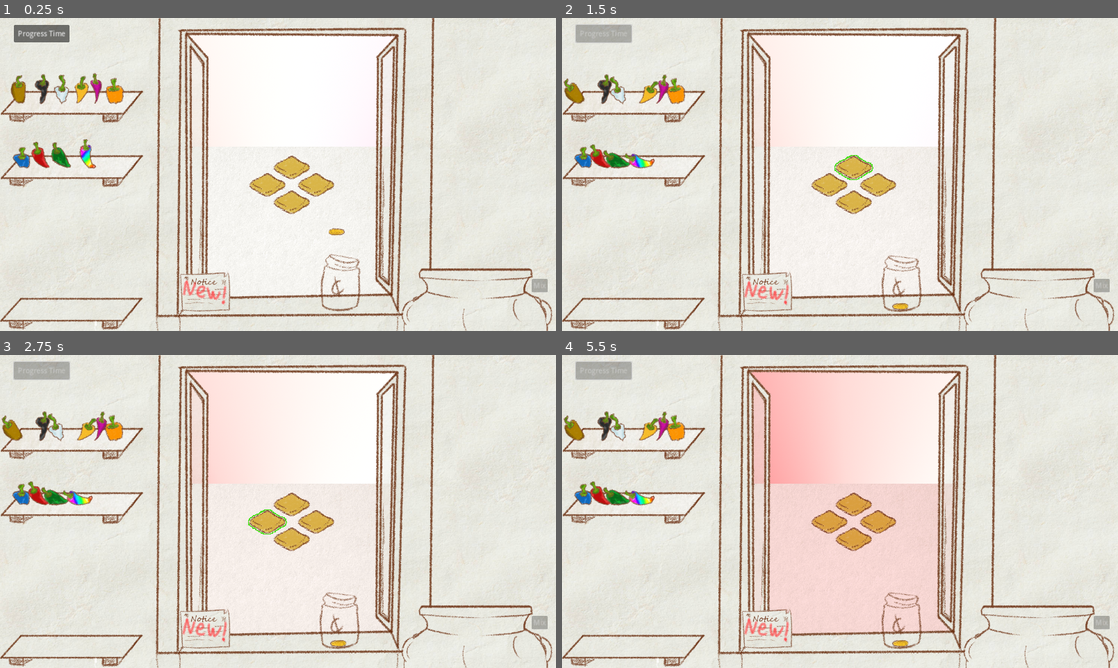
Above: before the commit, frames 1-4 (two rows, left to right).
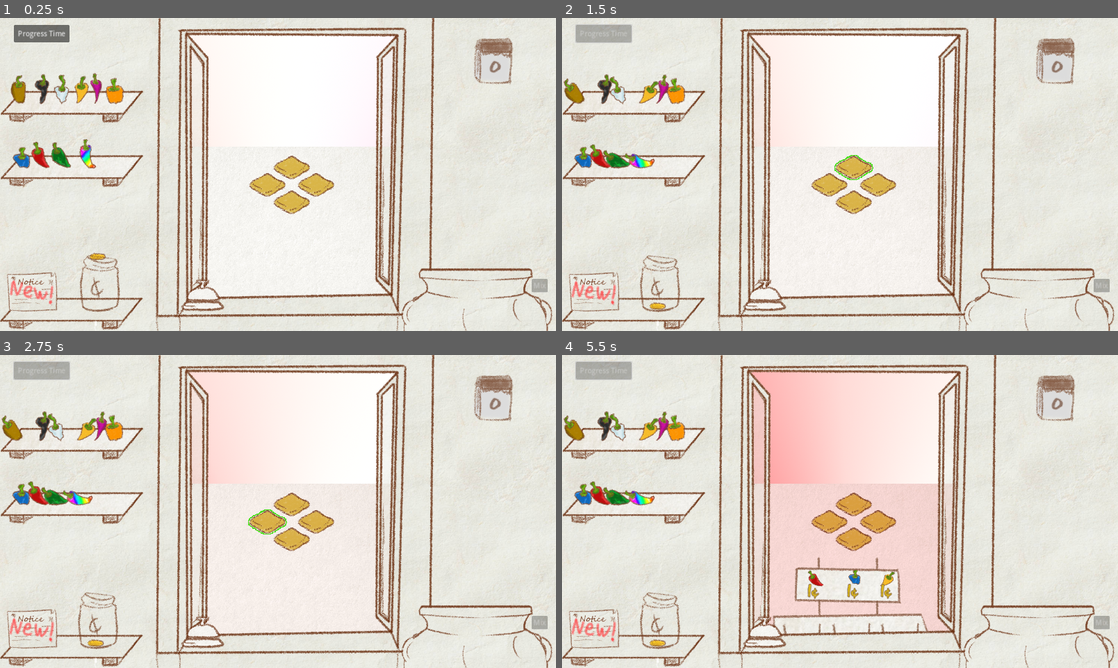
Above: after the commit, the same moments.

Repository: fresh4/GameJam2
Game: Godot game, scene res://Scenes/prototype_level.tscn
Same seed, same stepped clock (60 frames per second), same inputs: the game is played once before the commit and once after it. The engine's default icon, where the game draws it, is replaced by a stand-in: a white triangle on a blue panel in a dark square.
Inputs (mouse positions are in pixels of both pictures, inside the frame that each line leads up to):
- Up to frame 1 (0.25 s): no input
- Up to frame 2 (1.5 s): click "Progress Time" at 0.5 s; tap Enter at 1.25 s; move the mouse to (851, 168) at 1.27 s; press the mouse at (851, 168) at 1.28 s
- Up to frame 3 (2.75 s): tap Space at 2 s; move the mouse to (266, 520) at 2.02 s; release the mouse at (266, 520) at 2.03 s; click (266, 520) at 2.1 s
- Up to frame 4 (5.5 s): tap Enter at 2.75, 5 s; move the mouse to (878, 520) at 2.77 s; hold Right mouse button (right_click) 2.78-3.53 s; click (878, 520) at 3.05 s; tap Space at 3.5 s; move the mouse to (851, 539) at 3.52 s; tap Mouse wheel down (scroll_down) at 3.6 s; click (851, 539) at 3.8 s; click "Progress Time" at 4.25 s; move the mouse to (767, 630) at 5.02 s; hold Mouse wheel up (scroll_up) from 5.03 s (still down); click (767, 630) at 5.3 s

The runs differ from the first frame. In frame 1, 2.4% of the frame differs, in the area x 1-93%, y 6-94%; in frame 2, 2.4%; in frame 3, 2.4%; in frame 4, 4.4%.

Commit message:
Ring bell to summon the market and buy peppers

Diff:
--- /dev/null
+++ b/Prefabs/basket.tscn
@@ -0,0 +1,26 @@
+[gd_scene load_steps=4 format=3 uid="uid://c5sxcj0oeoro8"]
+
+[ext_resource type="Script" path="res://Scripts/basket.gd" id="1_l83oq"]
+[ext_resource type="Texture2D" uid="uid://chtfi3pfav2f2" path="res://Assets/Art/Misc/basket.png" id="3_d40h2"]
+
+[sub_resource type="RectangleShape2D" id="RectangleShape2D_wkwev"]
+size = Vector2(74, 36)
+
+[node name="Basket" type="StaticBody2D"]
+collision_mask = 16
+script = ExtResource("1_l83oq")
+
+[node name="CollisionPolygon2D" type="CollisionPolygon2D" parent="."]
+visible = false
+polygon = PackedVector2Array(-39, -17, -38, -7, -34, 5, -28, 12, -16, 15, -5, 15, 12, 15, 22, 15, 32, 13, 37, 6, 39, -2, 39, -11, 39, -19, 43, -19, 43, -7, 41, 9, 36, 16, 20, 19, -19, 19, -30, 17, -39, 4, -43, -15)
+
+[node name="Basket" type="Sprite2D" parent="."]
+texture = ExtResource("3_d40h2")
+
+[node name="BasketArea" type="Area2D" parent="."]
+unique_name_in_owner = true
+collision_mask = 16
+
+[node name="CollisionShape2D" type="CollisionShape2D" parent="BasketArea"]
+position = Vector2(1, -5)
+shape = SubResource("RectangleShape2D_wkwev")
--- /dev/null
+++ b/Prefabs/bell.tscn
@@ -0,0 +1,30 @@
+[gd_scene load_steps=6 format=3 uid="uid://7lei4j2ue8oi"]
+
+[ext_resource type="Script" path="res://Scripts/bell.gd" id="1_8cofr"]
+[ext_resource type="Texture2D" uid="uid://dppu0xxgxim84" path="res://Assets/Art/Misc/Bell/bell_top.png" id="1_nndmn"]
+[ext_resource type="Texture2D" uid="uid://yu3xoqsafww1" path="res://Assets/Art/Misc/Bell/bell_center.png" id="2_svqc2"]
+[ext_resource type="Texture2D" uid="uid://kfdqb5ukjw3b" path="res://Assets/Art/Misc/Bell/bell_bottom.png" id="3_wt2xn"]
+
+[sub_resource type="RectangleShape2D" id="RectangleShape2D_mo2ux"]
+size = Vector2(72, 67)
+
+[node name="Bell" type="Node2D"]
+script = ExtResource("1_8cofr")
+
+[node name="BellTop" type="Sprite2D" parent="."]
+texture = ExtResource("1_nndmn")
+
+[node name="BellMiddle" type="Sprite2D" parent="."]
+texture = ExtResource("2_svqc2")
+
+[node name="BellBottom" type="Sprite2D" parent="."]
+texture = ExtResource("3_wt2xn")
+
+[node name="BellArea" type="Area2D" parent="."]
+
+[node name="CollisionShape2D" type="CollisionShape2D" parent="BellArea"]
+position = Vector2(-1, 2.5)
+shape = SubResource("RectangleShape2D_mo2ux")
+
+[connection signal="mouse_entered" from="BellArea" to="." method="_on_bell_area_mouse_entered"]
+[connection signal="mouse_exited" from="BellArea" to="." method="_on_bell_area_mouse_exited"]
--- a/Prefabs/coin_prefab.tscn
+++ b/Prefabs/coin_prefab.tscn
@@ -8,6 +8,7 @@
 height = 38.0
 
 [node name="CoinPrefab" type="RigidBody2D"]
+collision_layer = 17
 collision_mask = 3
 mass = 0.2
 can_sleep = false
--- a/Prefabs/market.tscn
+++ b/Prefabs/market.tscn
@@ -1,3 +1,104 @@
-[gd_scene format=3 uid="uid://c3k4s7e0as7yh"]
+[gd_scene load_steps=11 format=3 uid="uid://c3k4s7e0as7yh"]
+
+[ext_resource type="Script" path="res://Scripts/market.gd" id="1_e7sx6"]
+[ext_resource type="Texture2D" uid="uid://bf5yop7ijvoy8" path="res://Assets/Art/Misc/shop.png" id="1_m17ro"]
+[ext_resource type="Texture2D" uid="uid://ungcw82r1xs6" path="res://Assets/Art/Peppers/pepper_red_chalk.png" id="3_304uh"]
+[ext_resource type="FontFile" uid="uid://q4t82jgy6i18" path="res://Assets/EraserDust.ttf" id="4_7iqog"]
+[ext_resource type="Resource" uid="uid://ywxrxgue1bq3" path="res://Resources/Peppers/red_pepper.tres" id="4_swaap"]
+[ext_resource type="Texture2D" uid="uid://bj2vekklj3phc" path="res://Assets/Art/Peppers/pepper_blue_chalk.png" id="5_x6vro"]
+[ext_resource type="Texture2D" uid="uid://b7fhugu3arr86" path="res://Assets/Art/Peppers/pepper_yellow_chalk.png" id="6_kxaxd"]
+[ext_resource type="PackedScene" uid="uid://c5sxcj0oeoro8" path="res://Prefabs/basket.tscn" id="7_oy3g8"]
+[ext_resource type="Resource" uid="uid://ds0oc74vbl0kv" path="res://Resources/Peppers/blue_pepper.tres" id="9_dxd0b"]
+[ext_resource type="Resource" uid="uid://ccpigr2fw5tas" path="res://Resources/Peppers/yellow_pepper.tres" id="10_5hfjy"]
 
 [node name="Market" type="Node2D"]
+script = ExtResource("1_e7sx6")
+
+[node name="TextureRect" type="TextureRect" parent="."]
+offset_left = -197.0
+offset_top = -247.0
+offset_right = 195.0
+offset_bottom = 165.0
+
+[node name="MarketSprite" type="Sprite2D" parent="."]
+texture = ExtResource("1_m17ro")
+
+[node name="Board" type="Node2D" parent="."]
+
+[node name="Red" type="Sprite2D" parent="Board"]
+position = Vector2(-91, -90)
+rotation = -0.563741
+scale = Vector2(0.7, 0.7)
+texture = ExtResource("3_304uh")
+
+[node name="Label" type="Label" parent="Board"]
+offset_left = -108.0
+offset_top = -82.0
+offset_right = -68.0
+offset_bottom = -45.0
+theme_override_colors/font_color = Color(0.863281, 0.722703, 0.0809326, 1)
+theme_override_colors/font_outline_color = Color(0.462745, 0.341176, 0.270588, 1)
+theme_override_constants/outline_size = 4
+theme_override_fonts/font = ExtResource("4_7iqog")
+theme_override_font_sizes/font_size = 35
+text = "1¢"
+
+[node name="Blue" type="Sprite2D" parent="Board"]
+position = Vector2(0.339622, -90)
+scale = Vector2(0.7, 0.7)
+texture = ExtResource("5_x6vro")
+
+[node name="Label2" type="Label" parent="Board"]
+offset_left = -16.6604
+offset_top = -82.0
+offset_right = 23.3396
+offset_bottom = -45.0
+theme_override_colors/font_color = Color(0.863281, 0.722703, 0.0809326, 1)
+theme_override_colors/font_outline_color = Color(0.462745, 0.341176, 0.270588, 1)
+theme_override_constants/outline_size = 4
+theme_override_fonts/font = ExtResource("4_7iqog")
+theme_override_font_sizes/font_size = 35
+text = "1¢"
+
+[node name="Yellow" type="Sprite2D" parent="Board"]
+position = Vector2(77.3396, -90)
+rotation = 0.644027
+scale = Vector2(0.7, 0.7)
+texture = ExtResource("6_kxaxd")
+
+[node name="Label3" type="Label" parent="Board"]
+offset_left = 60.3396
+offset_top = -82.0
+offset_right = 100.34
+offset_bottom = -45.0
+theme_override_colors/font_color = Color(0.863281, 0.722703, 0.0809326, 1)
+theme_override_colors/font_outline_color = Color(0.462745, 0.341176, 0.270588, 1)
+theme_override_constants/outline_size = 4
+theme_override_fonts/font = ExtResource("4_7iqog")
+theme_override_font_sizes/font_size = 35
+text = "1¢"
+
+[node name="Baskets" type="Node2D" parent="."]
+unique_name_in_owner = true
+
+[node name="RedBasket" parent="Baskets" instance=ExtResource("7_oy3g8")]
+position = Vector2(-121, 31)
+pepper_sold = ExtResource("4_swaap")
+
+[node name="BlueBasket" parent="Baskets" instance=ExtResource("7_oy3g8")]
+position = Vector2(-7, 30)
+pepper_sold = ExtResource("9_dxd0b")
+
+[node name="YellowBasket" parent="Baskets" instance=ExtResource("7_oy3g8")]
+position = Vector2(105, 30)
+pepper_sold = ExtResource("10_5hfjy")
+
+[node name="Button" type="Button" parent="."]
+unique_name_in_owner = true
+offset_left = -19.0
+offset_top = 65.0
+offset_right = 19.0
+offset_bottom = 96.0
+text = "Buy"
+
+[connection signal="pressed" from="Button" to="." method="_on_button_pressed"]
--- a/Scenes/prototype_level.tscn
+++ b/Scenes/prototype_level.tscn
@@ -7,11 +7,14 @@
 [ext_resource type="Texture2D" uid="uid://m7eh4y3nfq08" path="res://Resources/daynightcycle-gradient-texture.tres" id="2_s4o85"]
 [ext_resource type="Texture2D" uid="uid://dbtbync1l7owp" path="res://Assets/Art/daynight_gradient.png" id="3_pouth"]
 [ext_resource type="PackedScene" uid="uid://dcq8rhm4my4js" path="res://Prefabs/plot_prefab.tscn" id="4_me6pj"]
+[ext_resource type="PackedScene" uid="uid://c3k4s7e0as7yh" path="res://Prefabs/market.tscn" id="6_5j3qs"]
 [ext_resource type="PackedScene" uid="uid://c5ijkm3ufqoua" path="res://Prefabs/Furniture/shelf.tscn" id="7_gg2fo"]
 [ext_resource type="Texture2D" uid="uid://c7828f4hjhfry" path="res://Assets/Art/Furniture/cauldron_white.png" id="9_bu2e7"]
 [ext_resource type="Texture2D" uid="uid://d2htbp6q6mi47" path="res://Assets/Art/Misc/splash.png" id="9_dk2dq"]
 [ext_resource type="Script" path="res://Scripts/cauldron.gd" id="10_3prk6"]
+[ext_resource type="Texture2D" uid="uid://bymg01au1m1fc" path="res://Assets/Art/Misc/calendar.png" id="11_2py5e"]
 [ext_resource type="Texture2D" uid="uid://pgrslf0alx5i" path="res://Assets/Art/Misc/notice.png" id="12_ah4ji"]
+[ext_resource type="FontFile" uid="uid://q4t82jgy6i18" path="res://Assets/EraserDust.ttf" id="12_q31b7"]
 [ext_resource type="PackedScene" uid="uid://18r43rnq3a4w" path="res://Prefabs/Peppers/pepper_blue_prefab.tscn" id="14_2lq2j"]
 [ext_resource type="PackedScene" uid="uid://sgf1mrx7htle" path="res://Prefabs/readable_area.tscn" id="14_xmhaq"]
 [ext_resource type="PackedScene" uid="uid://bnwrm2tptwr7b" path="res://Prefabs/Peppers/pepper_orange_prefab.tscn" id="15_2t1g6"]
@@ -25,6 +28,7 @@
 [ext_resource type="PackedScene" uid="uid://b8evs7c0sfjyp" path="res://Prefabs/coin_prefab.tscn" id="22_030br"]
 [ext_resource type="PackedScene" uid="uid://bpgk7sd08y3fy" path="res://Prefabs/jar.tscn" id="23_lq5y0"]
 [ext_resource type="PackedScene" uid="uid://ddktg6351ag7b" path="res://Prefabs/draggable.tscn" id="24_kpn4k"]
+[ext_resource type="PackedScene" uid="uid://7lei4j2ue8oi" path="res://Prefabs/bell.tscn" id="29_27qd7"]
 
 [sub_resource type="CompressedTexture2D" id="CompressedTexture2D_4iy5j"]
 
@@ -210,6 +214,10 @@
 plant_growth_progress_sprite = SubResource("CompressedTexture2D_okuf2")
 
 [node name="Inside" type="Node2D" parent="."]
+
+[node name="Market" parent="Inside" instance=ExtResource("6_5j3qs")]
+unique_name_in_owner = true
+position = Vector2(687, 785)
 
 [node name="Foreground" type="Sprite2D" parent="Inside"]
 position = Vector2(640, 360)
@@ -310,10 +318,33 @@
 disabled = true
 text = "Mix"
 
+[node name="Calendar" type="Sprite2D" parent="Inside/Furniture"]
+position = Vector2(1139, 100)
+texture = ExtResource("11_2py5e")
+
+[node name="CalendarLabel" type="Label" parent="Inside/Furniture/Calendar"]
+unique_name_in_owner = true
+offset_left = -27.0
+offset_top = -23.0
+offset_right = 31.0
+offset_bottom = 47.0
+theme_override_colors/font_color = Color(0.56195, 0.457001, 0.40065, 1)
+theme_override_fonts/font = ExtResource("12_q31b7")
+theme_override_font_sizes/font_size = 51
+text = "30"
+horizontal_alignment = 1
+vertical_alignment = 1
+
+[node name="Bell" parent="Inside/Furniture" instance=ExtResource("29_27qd7")]
+position = Vector2(467, 633)
+
 [node name="Draggables" type="Node2D" parent="Inside"]
 
+[node name="CoinPrefab" parent="Inside/Draggables" instance=ExtResource("22_030br")]
+position = Vector2(225, 521)
+
 [node name="Notice" type="RigidBody2D" parent="Inside/Draggables"]
-position = Vector2(470, 607)
+position = Vector2(72, 614)
 collision_mask = 3
 contact_monitor = true
 
@@ -337,11 +368,8 @@
 position = Vector2(2.5, 2.5)
 shape = SubResource("RectangleShape2D_4lgaa")
 
-[node name="CoinPrefab" parent="Inside/Draggables" instance=ExtResource("22_030br")]
-position = Vector2(775, 464)
-
 [node name="Jar" parent="Inside/Draggables" instance=ExtResource("23_lq5y0")]
-position = Vector2(781, 607)
+position = Vector2(228, 601)
 
 [node name="Peppers" type="Node2D" parent="Inside"]
 
--- /dev/null
+++ b/Scripts/basket.gd
@@ -0,0 +1,8 @@
+extends StaticBody2D
+class_name Basket
+
+@export var pepper_sold: PepperTemplate
+
+@onready var basket_area: Area2D = %BasketArea
+
+var coins: int = 0
--- /dev/null
+++ b/Scripts/bell.gd
@@ -0,0 +1,21 @@
+extends Node2D
+
+@onready var bell_top: Sprite2D = $BellTop
+@onready var bell_middle: Sprite2D = $BellMiddle
+@onready var bell_bottom: Sprite2D = $BellBottom
+@onready var bell_area: Area2D = $BellArea
+
+var hovering: bool = false
+
+func ring() -> void:
+	Globals.game_manager.market.summon()
+
+func _input(event: InputEvent) -> void:
+	if event.is_action("click") and hovering:
+		ring()
+
+func _on_bell_area_mouse_entered() -> void:
+	hovering = true
+
+func _on_bell_area_mouse_exited() -> void:
+	hovering = false
--- a/Scripts/game_manager.gd
+++ b/Scripts/game_manager.gd
@@ -10,6 +10,8 @@
 @onready var inside: Node2D = $Inside
 @onready var daynight_gradient: Sprite2D = %DaynightGradient
 @onready var button: Button = %Button
+@onready var calendar_label: Label = %CalendarLabel
+@onready var market: Shop = %Market
 
 var wage: int = 1 ## How much gold to pay per day
 var current_round: int = 0 ## The time of day, ranges from 0-6
@@ -24,6 +26,7 @@
 	Globals.inside = inside
 	Globals.pepper_spawn_point = pepper_spawn_point.position
 	outside.modulate = gradient_texture.gradient.sample(calculate_gradient_value())
+	calendar_label.text = "0"
 	for plot in %Plots.get_children() as Array[Plot]:
 		plots.append(plot)
 
@@ -33,6 +36,7 @@
 	else:
 		current_round = 0
 		day += 1
+		calendar_label.text = str(day)
 
 	var value = calculate_gradient_value()
 	var radians = (PI * current_round * (1 / float(MAX_ROUNDS)))
--- /dev/null
+++ b/Scripts/market.gd
@@ -0,0 +1,41 @@
+extends Node2D
+class_name Shop
+
+@onready var baskets_node: Node2D = %Baskets
+@onready var button: Button = %Button
+
+var baskets: Array[Basket]
+var starting_pos: Vector2 = Vector2(673, 800)
+var selling_pos: Vector2 = Vector2(673, 500)
+
+func _ready() -> void:
+	position = starting_pos
+	for basket in baskets_node.get_children():
+		if basket is Basket: baskets.append(basket)
+
+func summon() -> void:
+	var tween = get_tree().create_tween()
+	tween.tween_property(self, "position", selling_pos, 0.25)
+
+func unsummon() -> void:
+	var tween = get_tree().create_tween()
+	tween.tween_property(self, "position", starting_pos, 0.25)
+
+@warning_ignore("integer_division")
+func purchase() -> void:
+	for basket in baskets:
+		var coins = len(basket.basket_area.get_overlapping_bodies())
+		if not coins: continue
+		if coins >= basket.pepper_sold.cost:
+			var num_of_peppers_to_sell = int(coins/basket.pepper_sold.cost)
+			var total_cost = num_of_peppers_to_sell * basket.pepper_sold.cost
+			var pepper: Pepper = load(basket.pepper_sold.path_to_prefab).instantiate()
+			pepper.position = Globals.pepper_spawn_point
+			for idx in num_of_peppers_to_sell:
+				Globals.inside.add_child(pepper)
+			for idx in total_cost:
+				basket.basket_area.get_overlapping_bodies()[0].queue_free()
+
+func _on_button_pressed() -> void:
+	purchase()
+	unsummon()
--- a/project.godot
+++ b/project.godot
@@ -73,6 +73,7 @@
 2d_physics/layer_2="Pepper"
 2d_physics/layer_3="Plot"
 2d_physics/layer_4="Cauldron"
+2d_physics/layer_5="Coins"
 
 [rendering]
 
Binary file added: Assets/Art/Misc/Bell/bell_bottom.png
Not shown, added: Assets/Art/Misc/Bell/bell_bottom.png.import
Binary file added: Assets/Art/Misc/Bell/bell_center.png
Not shown, added: Assets/Art/Misc/Bell/bell_center.png.import
Binary file added: Assets/Art/Misc/Bell/bell_top.png
Not shown, added: Assets/Art/Misc/Bell/bell_top.png.import
Binary file added: Assets/Art/Misc/basket.png
Not shown, added: Assets/Art/Misc/basket.png.import
Binary file added: Assets/Art/Misc/calendar.png
Not shown, added: Assets/Art/Misc/calendar.png.import
Binary file added: Assets/Art/Misc/shop.png
Not shown, added: Assets/Art/Misc/shop.png.import
(and 3 more such lines)
